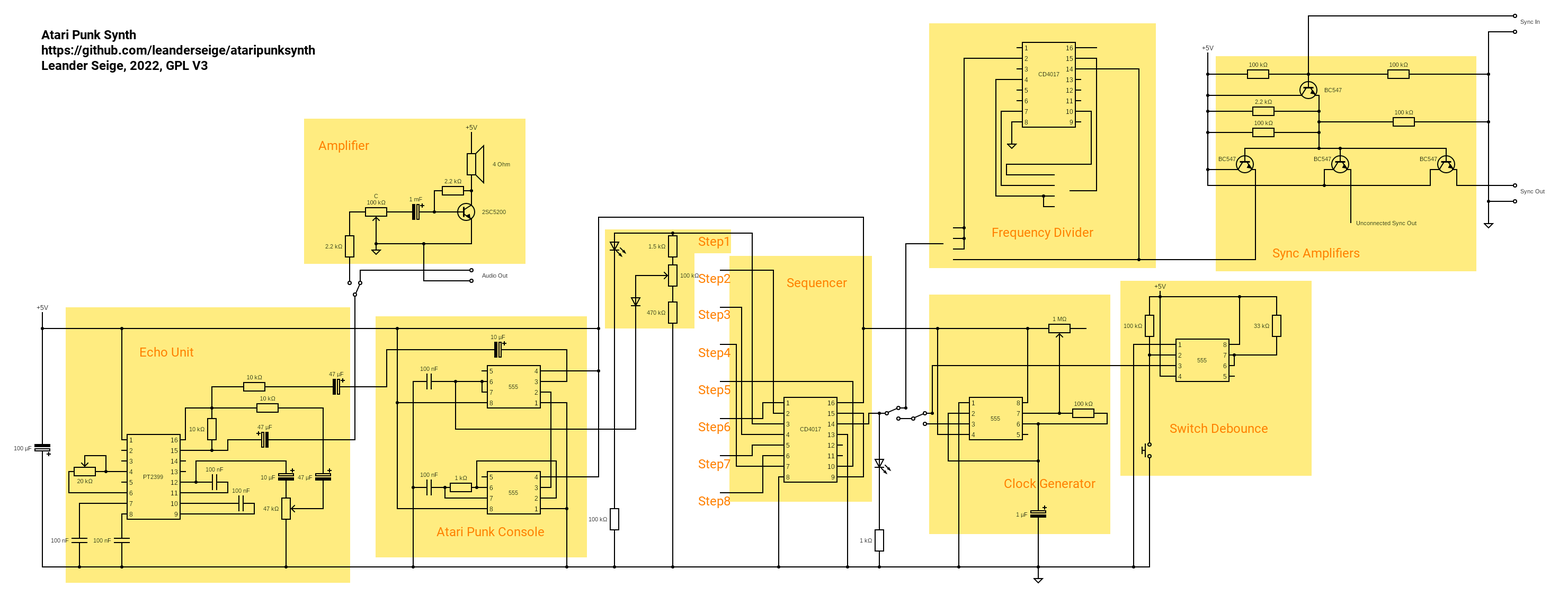
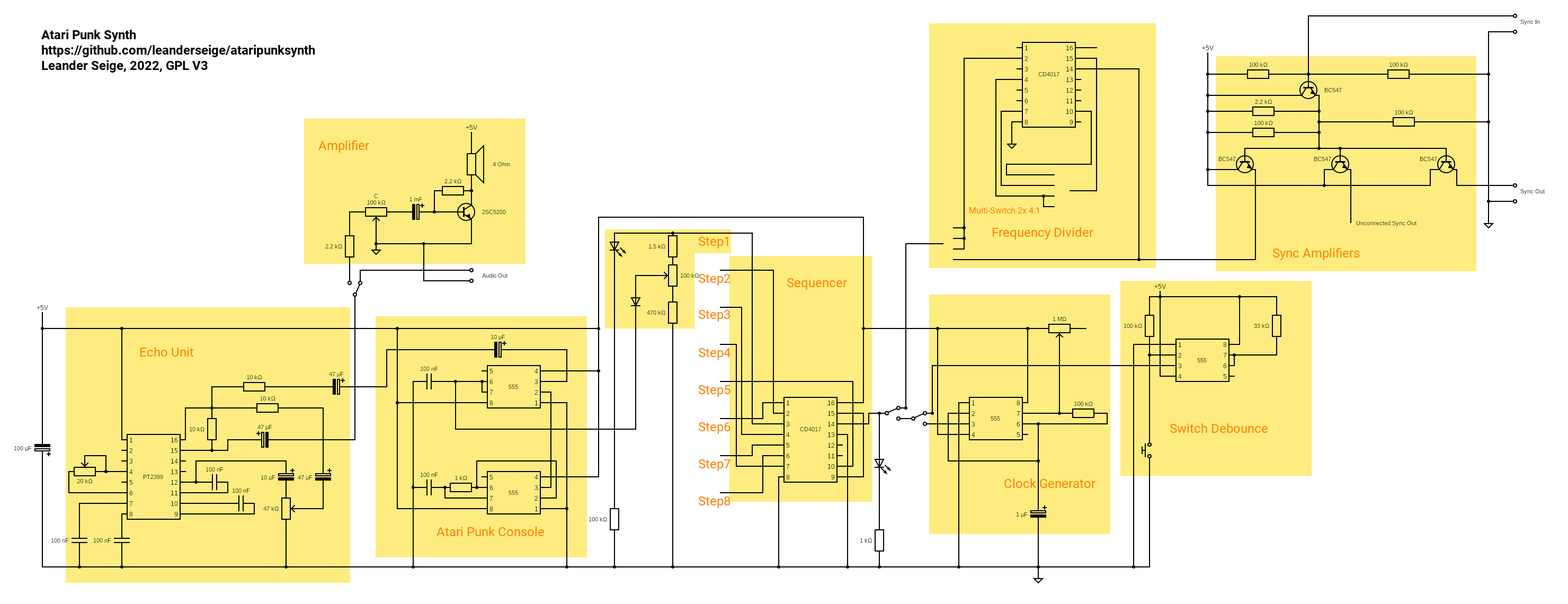
Two versions of the same layered image (1568 x 604). Layer-by-layer changes:
added layer "Multi-Switch 2x 4:1" above "Step1" over (969, 207, 1039, 214)
